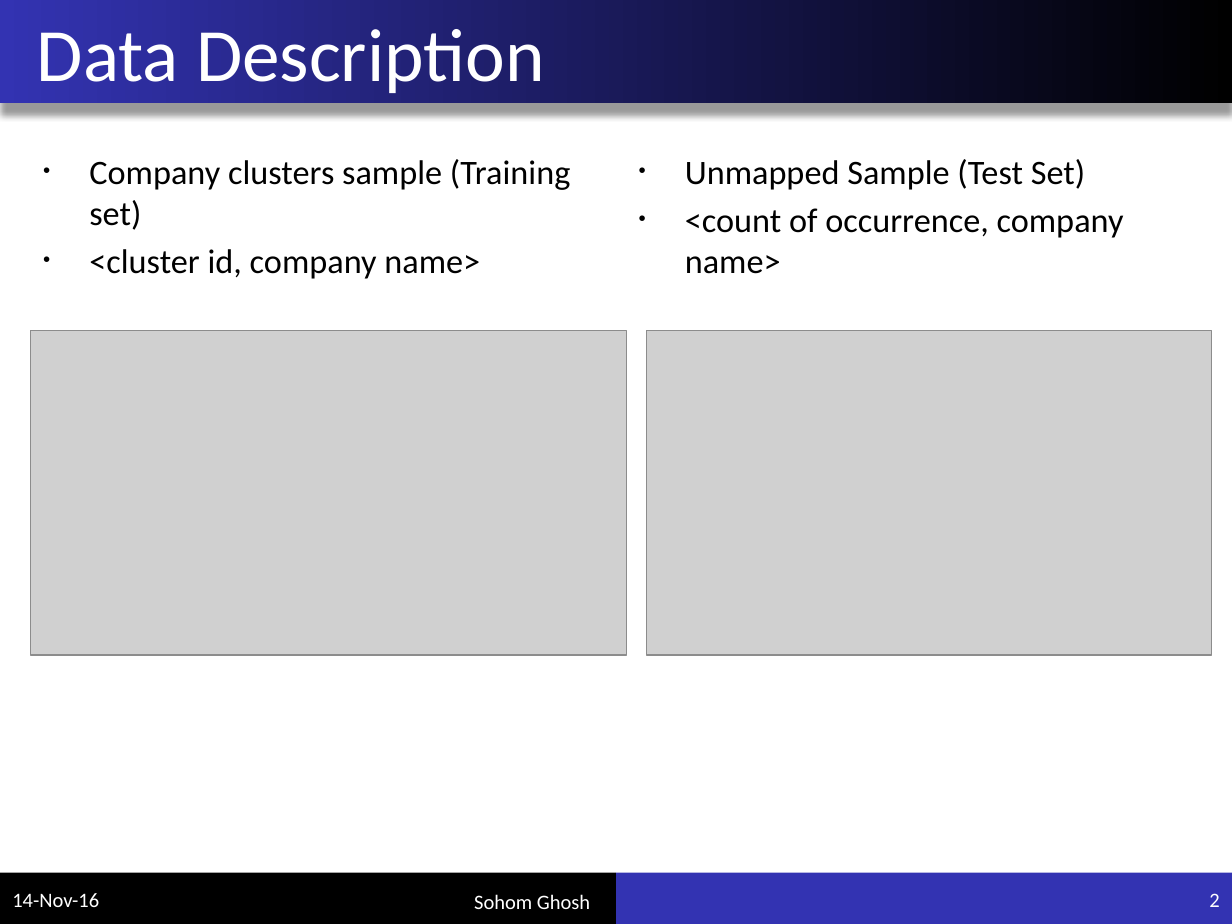
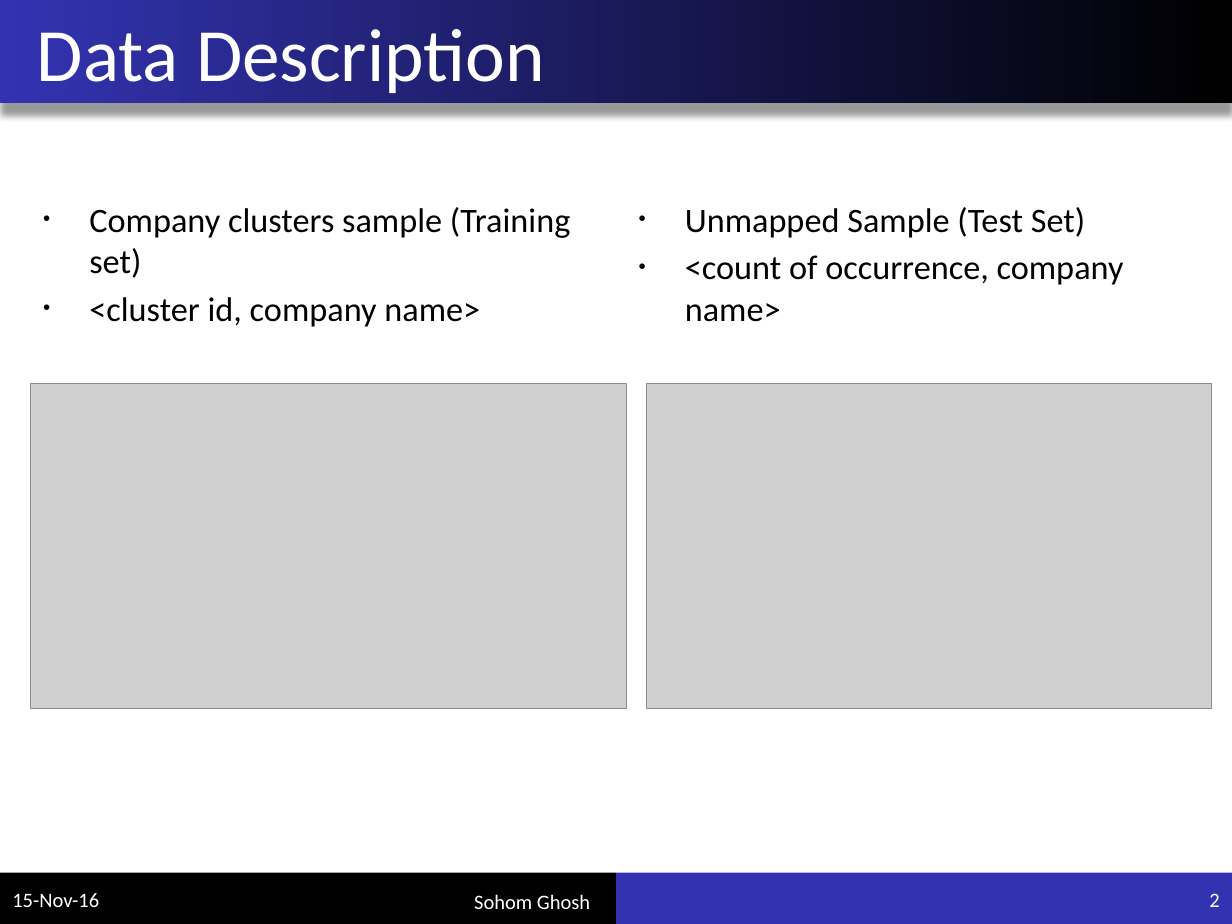
Before and after one commit to sohomghosh/company_clustering, a slide deck: slide 2 of presentation.pptx. Drawn at 1232x924 pixels with LibreOffice and Linux fonts; fonts in the diff are those of the drawing; grey boxes stand for pictures. Boxes give left, top, right and bottom in pixels: in the first picture for what was removed or moved away, otherwise in the second. Text is boxed around its words. In the diff, an @@ line names an element or a change of style, - is before the commit and + after.

```diff
--- a/presentation.pptx
+++ b/presentation.pptx
@@ text "Company clusters sample (Training set)": place and size @@
-text "Company clusters sample (Training set)" at <box>89,159,570,279</box>
+text "Company clusters sample (Training set)" at <box>89,207,570,327</box>
@@ text "Unmapped Sample (Test Set)": place and size @@
-text "Unmapped Sample (Test Set)" at <box>685,159,1124,274</box>
+text "Unmapped Sample (Test Set)" at <box>685,207,1124,322</box>
@@ picture: place and size @@
-picture at <box>31,330,626,655</box>
+picture at <box>31,383,626,708</box>
@@ picture: place and size @@
-picture at <box>647,330,1211,655</box>
+picture at <box>647,383,1211,708</box>
@@ text at <box>12,893,99,907</box>: text changed @@
-14-Nov-16
+15-Nov-16
```
Also in this commit, not shown: 13 other slides changed, 1 other file.
